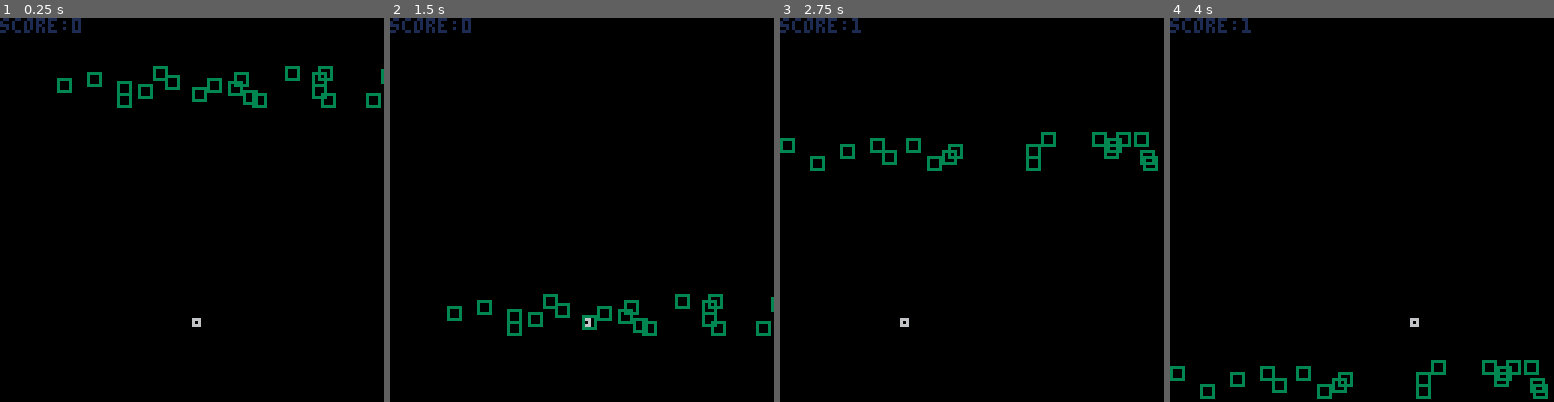
Above: before the commit, frames 1-4 (left to right).
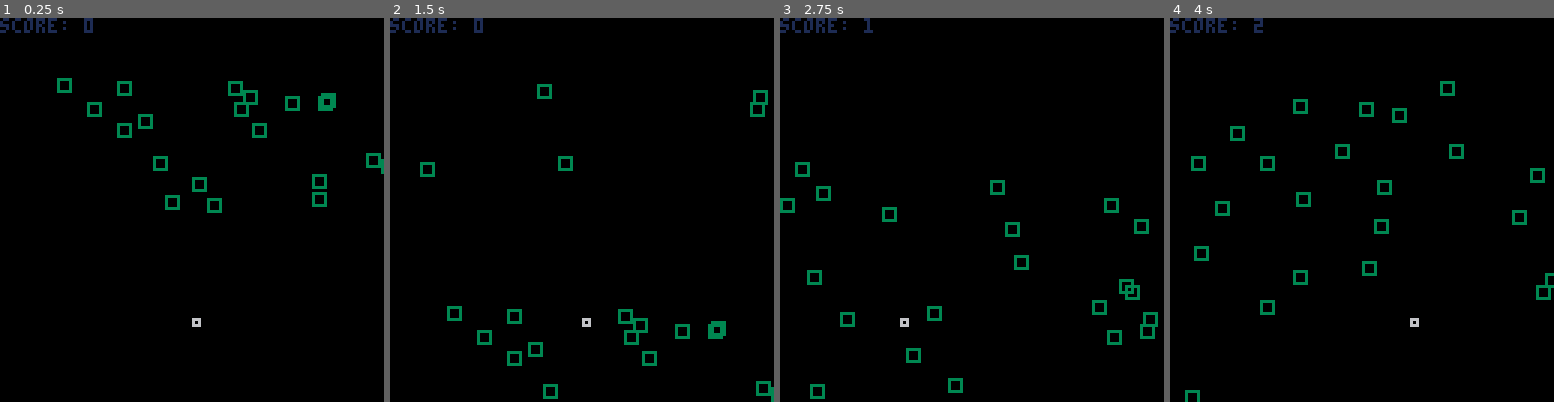
Above: after the commit, the same moments.

Repository: tonetheman/tweettweetjam2018
Game: PICO-8 cartridge carts/jam.p8
Same seed, same stepped clock (60 frames per second), same inputs: the game is played once before the commit and once after it.
Inputs:
- Up to frame 1 (0.25 s): no input
- Up to frame 2 (1.5 s): no input
- Up to frame 3 (2.75 s): hold Left 1.97-2.37 s
- Up to frame 4 (4 s): hold Right 2.87-3.53 s

The runs differ from the first frame. In frame 1, 2.8% of the frame differs, in the area x 18-100%, y 0-51%; in frame 2, 2.7%; in frame 3, 3.9%; in frame 4, 3.9%, in the area x 0-100%, y 0-100%.

Commit message:
too many chars :(

Diff:
--- a/carts/jam.p8
+++ b/carts/jam.p8
@@ -12,31 +12,38 @@
 t=20
 u=0
 for i=1,t do
- e[i] = {x=s(128),y=s(10)}
+ e[i] = {x=s(128),y=s(50)}
 end
 function _update()
  if (btn(0)) x-=2
  if (btn(1)) x+=2
-
+ if (x<0)x=0
+ if (x>128)x=128
  for i=1,t do
   p = e[i]
   if x>=p.x and x<=p.x+4 and y>=p.y and y<=p.y+4 then
     go = true
+    w=u
   end
   p.y+=sp
   if p.y>128 then
-    p.x = s(128)
-    p.y=0
-    if (i==1) u+=1
+    p.x=s(128)
+    p.y=s(50)
+    if i==1 then
+     u+=1
+     add(e,{x=s(128),y=0})
+     t+=1
+    end
   end
  end
 end
 function _draw()
  if go then
-  pr"dead"
+  cls(0)
+  pr("dead: "..w,64,64)
  else
   cls(0)
-  pr("score:"..u,0,0,1)
+  pr("score: "..u,0,0,1)
   r(x,y,x+2,y+2,6)
   for i=1,t do
    q=e[i]
